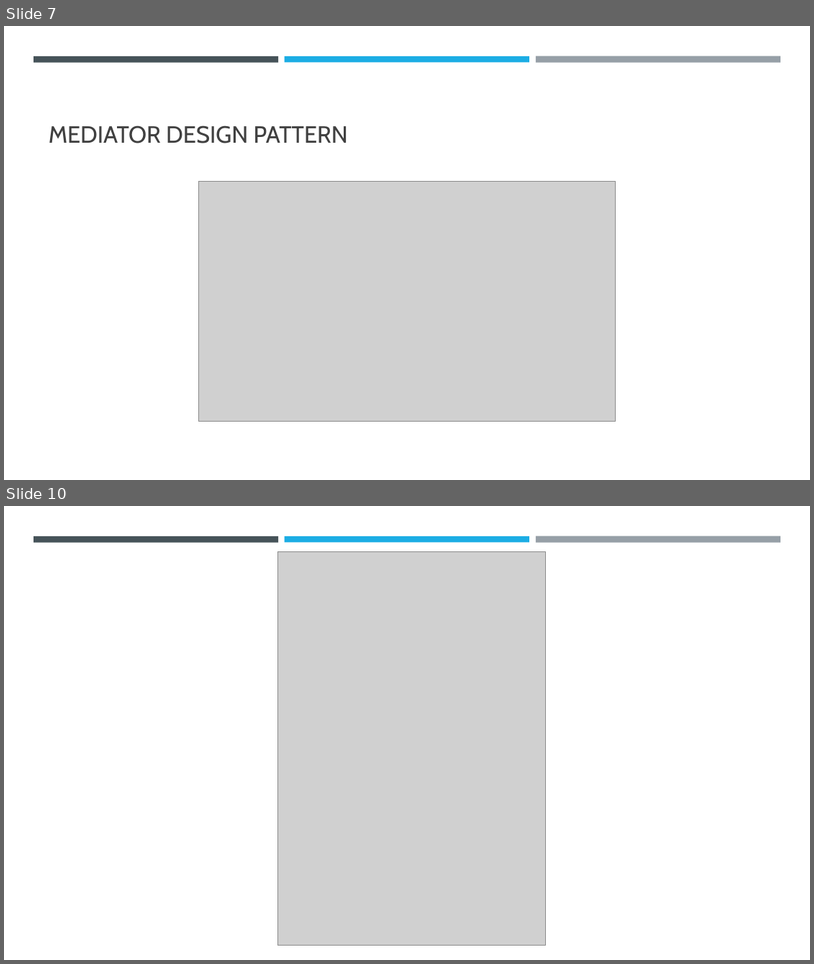
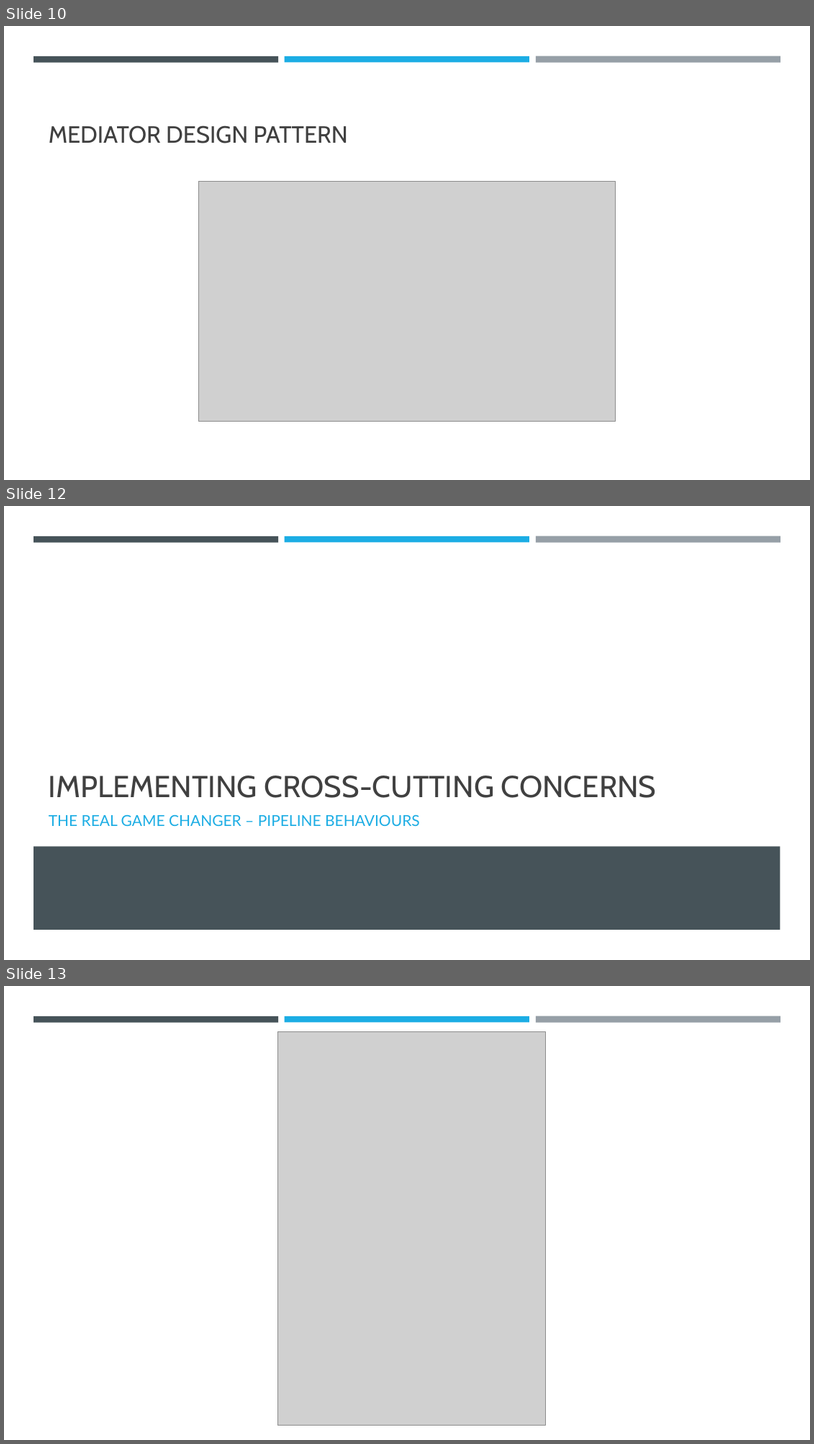
Before and after one commit to vesou/MediatRDemo, a slide deck: How to decouple your code.pptx. Shown one above the other, each under a label of ours: slides 7 and 10 before the commit, slides 10, 12 and 13 after it; the slides between them are not shown. The pictures are 814x964 and 814x1444 pixels, drawn with LibreOffice and Linux fonts; fonts in the diff are those of the drawing; grey boxes stand for pictures. Boxes give left, top, right and bottom in pixels: in the first picture for what was removed or moved away, otherwise in the second. Text is boxed around its words. In the diff, an @@ line names an element or a change of style, - is before the commit and + after.

```diff
--- a/How to decouple your code.pptx
+++ b/How to decouple your code.pptx
@@ slide 12 added at box(4, 506, 810, 960), background #FFFFFF; not listed: 3 template elements that a slide beside it also shows @@
@@ title added at box(49, 775, 657, 798), 36 pt, text #404040 @@
+IMPLEMENTING CROSS-CUTTING CONCERNS
@@ text added at box(49, 814, 420, 826), 18 pt, text #1CADE4 @@
+THE REAL GAME CHANGER – PIPELINE BEHAVIOURS
@@ rectangle added at box(34, 846, 781, 929), fill #465359 @@
@@ what was slide 7 is now slide 10 @@
@@ what was slide 10 is now slide 13 @@
```
Also in this commit, not shown: 5 slides changed, 6 other slides added, 2 slides removed.
